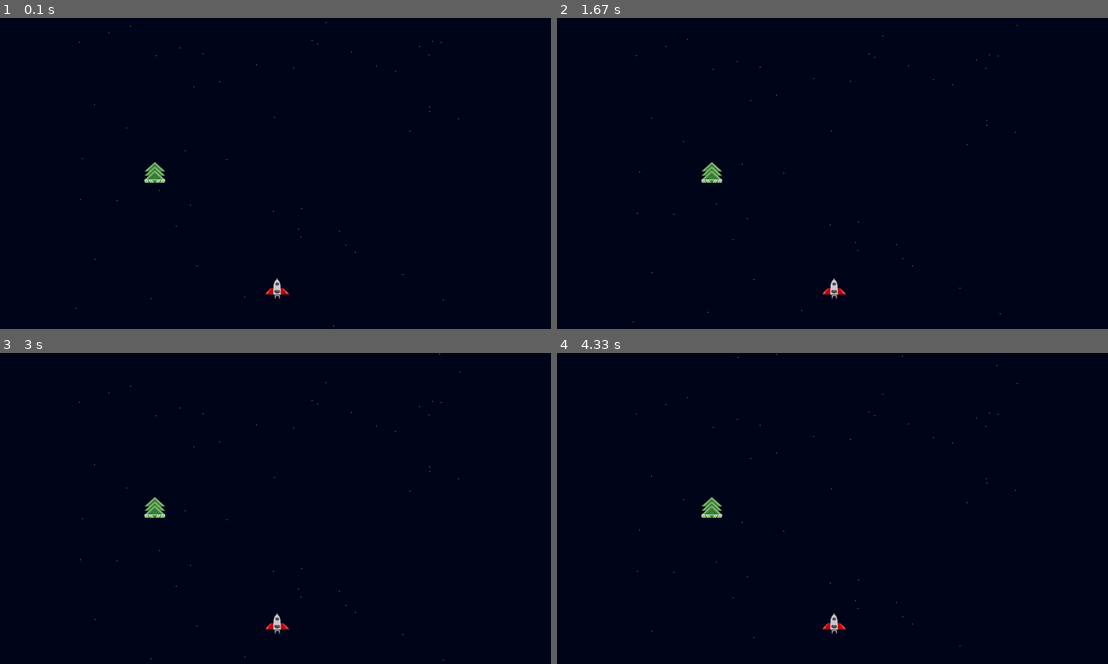
Above: before the commit, frames 1-4 (two rows, left to right).
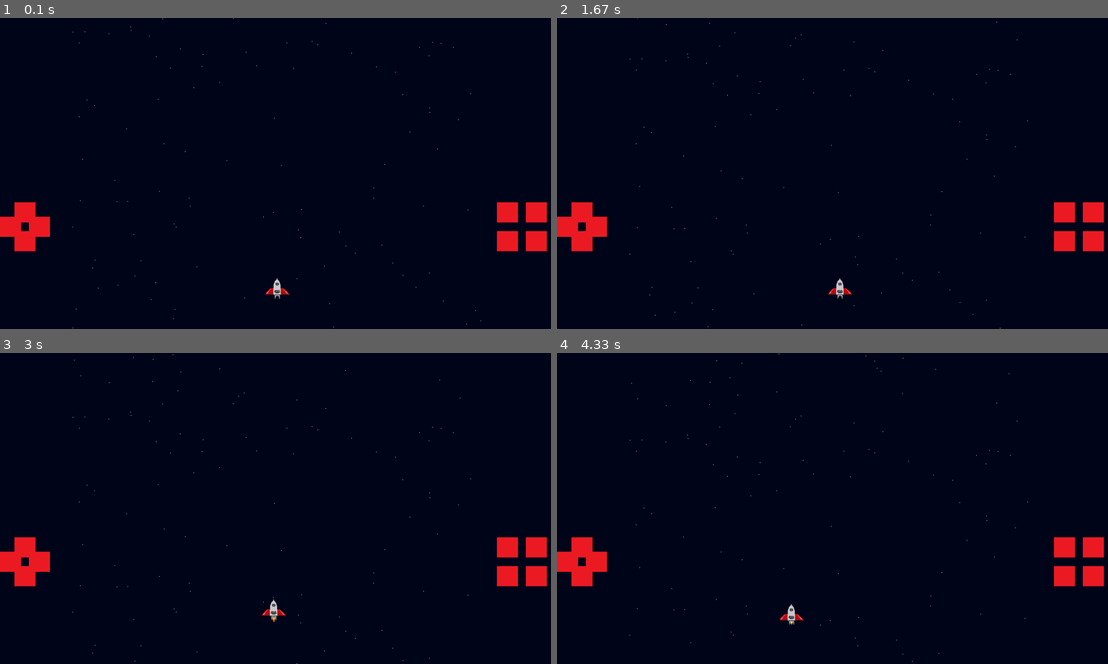
Above: after the commit, the same moments.

Repository: MicaelaEdith/spacecraftGame-pygame
Game: pygame game, started from main.py
The game is run twice, just before and just after one commit, with the same random seed, the same clock (stepped at 60 frames per second) and the same inputs.
Inputs (mouse positions are in pixels of both pictures, inside the frame that each line leads up to):
- Up to frame 1 (0.1 s): no input
- Up to frame 2 (1.67 s): press the mouse at (568, 226) at 0.37 s; move the mouse to (689, 157) at 0.47 s; release the mouse at (810, 89) at 0.6 s; press the mouse at (579, 210) at 0.7 s; move the mouse to (727, 226) at 0.8 s; release the mouse at (876, 238) at 0.93 s; click (595, 226) at 1.05 s; press the mouse at (579, 241) at 1.37 s; move the mouse to (700, 263) at 1.47 s; release the mouse at (821, 285) at 1.6 s
- Up to frame 3 (3 s): click (22, 545) at 2.22 s; press the mouse at (534, 576) at 2.53 s; move the mouse to (303, 555) at 2.63 s; release the mouse at (71, 533) at 2.77 s; press the mouse at (11, 561) at 2.87 s; move the mouse to (121, 548) at 2.97 s
- Up to frame 4 (4.33 s): release the mouse at (782, 536) at 3.1 s; press the mouse at (579, 576) at 3.2 s; move the mouse to (612, 496) at 3.3 s; release the mouse at (645, 415) at 3.43 s; press the mouse at (568, 561) at 3.53 s; move the mouse to (694, 552) at 3.63 s; release the mouse at (826, 542) at 3.77 s; press the mouse at (568, 561) at 3.87 s; move the mouse to (672, 580) at 3.97 s; release the mouse at (777, 601) at 4.1 s; press the mouse at (579, 545) at 4.2 s; move the mouse to (738, 527) at 4.3 s

The runs differ from the first frame. In frame 1, 2.2% of the frame differs, in the area x 0-100%, y 0-100%; in frame 2, 2.4%; in frame 3, 2.5%; in frame 4, 2.5%.

Commit message:
refactoring android

Diff:
--- a/main.py
+++ b/main.py
@@ -1,78 +1,88 @@
-import pygame, random
-import sys
-import os
+import pygame
+import os, sys
 from playerController import Player
-from world import Starts, Meteorite, PlatformSpeed
+from map import Starts, Button
 
 pygame.init()
 
-os.environ['SDL_VIDEO_CENTERED']='1'
-info=pygame.display.Info()
-screenWidth, screenHeight= info.current_w,info.current_h
-screenWidth+=1
-screenHeight+=1
-white=(255,255,255)
-blue=(1,6,26)
-clock=pygame.time.Clock()
-speedP=PlatformSpeed()
-level=2
+# Configuración de la pantalla
+os.environ['SDL_VIDEO_CENTERED'] = '1'
+info = pygame.display.Info()
+screenWidth, screenHeight = info.current_w, info.current_h
+white = (255, 255, 255)
+blue = (1, 6, 26)
+clock = pygame.time.Clock()
 
-xPosition=int((screenWidth/2)-40)
-yPosition=int((screenHeight/100*80)+40)
+if screenWidth > 1920 or screenHeight > 1080:
+    screenWidth = 1920
+    screenHeight = 1080
 
-if(screenWidth>1920 or screenHeight>1080):
-    screenWidth=1920
-    screenHeight=1080
+display = pygame.display.set_mode((screenWidth, screenHeight))
+pygame.display.set_caption("Tango triste para un asteroide")
 
+# Inicialización del jugador y el fondo de estrellas
+xPosition = int((screenWidth / 2) - 40)
+yPosition = int(screenHeight / 100 * 80 + 40)
+player = Player(xPosition, yPosition, screenHeight, screenWidth)
+starts1 = Starts(screenWidth, screenHeight)
+starts2 = Starts(screenWidth, screenHeight)
+starts2.speed = 1
+starts2.quiet = True
 
-display = pygame.display.set_mode((int(screenWidth),int(screenHeight)))
-pygame.display.set_caption("pygame")
+# Crear botones
+buttons_left = [
+    Button(50, screenHeight // 2 + 100,"Assets/Buttons/up_arrow.png"),
+    Button(50, screenHeight // 2 + 200, "Assets/Buttons/down_arrow.png"),
+    Button(0, screenHeight // 2 + 150, "Assets/Buttons/left_arrow.png"),
+    Button(100, screenHeight // 2 + 150, "Assets/Buttons/right_arrow.png"),
+]
 
-player=Player(xPosition,yPosition,screenHeight, screenWidth)
-starts=Starts(screenWidth, screenHeight)
-meteorite=Meteorite(screenWidth,screenHeight)
-level1=True
+buttons_right = [
+    Button(screenWidth - 200, screenHeight // 2 + 100, "Assets/Buttons/actionA.png"),
+    Button(screenWidth - 100, screenHeight // 2 + 100, "Assets/Buttons/actionB.png"),
+    Button(screenWidth - 200, screenHeight // 2 + 200, "Assets/Buttons/actionC.png"),
+    Button(screenWidth - 100, screenHeight // 2 + 200, "Assets/Buttons/actionD.png"),
+]
 
+# Variables para acciones
+a, b, c, d = False, False, False, False
 
+# Bucle principal
 while True:
     for event in pygame.event.get():
         if event.type == pygame.QUIT:
             pygame.quit()
             sys.exit()
-        if event.type==pygame.KEYDOWN:
-            if event.key==pygame.K_ESCAPE:
+        if event.type == pygame.KEYDOWN:
+            if event.key == pygame.K_ESCAPE:
                 pygame.quit()
                 sys.exit()
+        if event.type == pygame.MOUSEBUTTONDOWN or event.type == pygame.MOUSEBUTTONUP:
+            mouse_pos = pygame.mouse.get_pos()
+            for button in buttons_left + buttons_right:
+                button.is_clicked(mouse_pos)
 
-    player.movePlayer(event)
+            # Actualizar el movimiento del jugador basado en los botones presionados
+            player.movement['up'] = buttons_left[0].clicked
+            player.movement['down'] = buttons_left[1].clicked
+            player.movement['left'] = buttons_left[2].clicked
+            player.movement['right'] = buttons_left[3].clicked
+
+            # Actualizar las acciones basadas en los botones de acción
+            a = buttons_right[0].clicked
+            b = buttons_right[1].clicked
+            c = buttons_right[2].clicked
+            d = buttons_right[3].clicked
+
+    player.movePlayer()
     display.fill(blue)
-    starts.drawStarts(display, event)
-
-    ############## Level : 1
-    if(level==1):
-        for i in player.rectList:
-            for j in meteorite.rectList:
-                if (i.colliderect(j)):
-                    if (not player.collided):
-                        print("check")
-                        player.collided = True
-                else:
-                    player.collided = False
-        meteorite.draw(display, event)
-
-    ############# Level:2
-    elif(level==2):
-    #    for i in player.rectList:
-      #    if(player.rect1.collidepoint(speedP.xPosition, speedP.yPosition)):     #fix this
-       #     player.speed=10
-        #    print("speed")
-
-        speedP.draw(display)
-
-
+    starts1.drawStarts(display)
+    starts2.drawStarts(display)
     player.drawPlayer(display)
 
-
+    # Dibujar botones
+    for button in buttons_left + buttons_right:
+        button.draw(display)
 
     pygame.display.flip()
-    clock.tick(30)
+    clock.tick(60)
--- a/world.py
+++ b/map.py
@@ -1,4 +1,20 @@
 import pygame, random
+
+class Button(pygame.sprite.Sprite):
+    def __init__(self, x, y, image_path):
+        super().__init__()
+        self.image = pygame.image.load(image_path)
+        self.rect = self.image.get_rect(topleft=(x, y))
+        self.clicked = False
+
+    def draw(self, display):
+        display.blit(self.image, self.rect.topleft)
+
+    def is_clicked(self, mouse_pos):
+        if self.rect.collidepoint(mouse_pos):
+            self.clicked = True
+        else:
+            self.clicked = False
 
 class Starts():
     def __init__(self, screenW, screenH):
@@ -7,38 +23,34 @@
         self.white=(240,240,240)
         self.positionList=[]
         self.speed=1
+        self.quiet=False
         for i in range(50):
             self.xPosition=random.randrange((self.screenW-(screenW+10)),(screenW+10))
             self.xPosition=random.randrange(int(self.screenW/8),int((screenW/8*7)))
             self.yPosition=random.randrange(-5,self.screenH)
             self.positionList.append([self.xPosition, self.yPosition])
 
-    def drawStarts(self, display, event):
+    def drawStarts(self, display):
         for i in self.positionList:
             self.xP=i[0]
             self.yP=i[1]
 
             pygame.draw.circle(display,self.white,(int(self.xP), int(self.yP)),1)
+            if not self.quiet:
+                if(i[1]<self.screenH+5):
+                    i[1]+=self.speed
+                else:
+                    i[1]=-5
+                    i[0]=random.randrange(int(self.screenW/8),int((self.screenW/8*7)))
+            else:
+                if(i[1]<self.screenH+2.5):
+                    i[1]+=self.speed
+                else:
+                    i[1]=-2.5
+                    i[0]=random.randrange(int(self.screenW/8),int((self.screenW/8*7)))
 
-            if(i[1]<self.screenH+5):
-                i[1]+=self.speed
-            else:
-                i[1]=-5
-                i[0]=random.randrange(int(self.screenW/8),int((self.screenW/8*7)))
 
-            if event.type==pygame.KEYDOWN:
-                if event.key==pygame.K_UP:
-                    self.speed=3
-                if event.key==pygame.K_LEFT:
-                    i[0]+=2
-                if event.key==pygame.K_RIGHT and i[0]>1:
-                    i[0]-=2
-            if event.type==pygame.KEYUP:
-                if event.key==pygame.K_UP:
-                    self.speed=1
-            if i[0]<1:
-                i[1]=self.screenH+4
-
+"""
 class Meteorite():
     def __init__(self, screenW, screenH):
         self.screenW=int(screenW)
@@ -123,3 +135,5 @@
             self.count+=.5
 
         display.blit(self.image,[self.xPosition,self.yPosition])
+
+"""
--- a/playerController.py
+++ b/playerController.py
@@ -1,142 +1,95 @@
-import pygame, random
+import pygame
 
 class Player():
-    def __init__(self, xPosition, yPosition,screenHeight, screenWidth) -> None:
-        self.xPosition=int(xPosition)
-        self.xPositionInit=int(xPosition)
-        self.yPosition=int(yPosition)
-        self.yPositionInit=int(yPosition)
-        self.minXPosition=int(screenWidth/4)
-        self.maxXPosition=int(screenWidth/4*3)
-        self.score=0
-        self.speed=1
-        self.health=5
-        self.animation=[]
-        self.animation.append(pygame.image.load("Assets/Player/spacecraft.png").convert())
+    def __init__(self, xPosition, yPosition, screenHeight, screenWidth) -> None:
+        self.xPosition = int(xPosition)
+        self.xPositionInit = int(xPosition)
+        self.yPosition = int(yPosition)
+        self.yPositionInit = int(yPosition)
+        self.minXPosition = int(screenWidth / 4)
+        self.maxXPosition = int(screenWidth / 4 * 3)
+        self.score = 0
+        self.speed = 1
+        self.health = 5
+        self.animation = []
+        self.animation.append(pygame.image.load("Assets/Player/spacecraft0.png").convert())
         self.animation.append(pygame.image.load("Assets/Player/spacecraft1.png").convert())
         self.animation.append(pygame.image.load("Assets/Player/spacecraft2.png").convert())
-        self.animation[0].set_colorkey([1,6,26])
-        self.animation[1].set_colorkey([1,7,27])
-        self.animation[2].set_colorkey([1,7,27])
-        self.rect0=self.animation[0].get_rect()
-        self.rect1=self.animation[1].get_rect()
-        self.rect2=self.animation[2].get_rect()
-        self.rectList=[]
+        self.animation[0].set_colorkey([1, 6, 26])
+        self.animation[1].set_colorkey([1, 7, 27])
+        self.animation[2].set_colorkey([1, 7, 27])
+        self.rect0 = self.animation[0].get_rect()
+        self.rect1 = self.animation[1].get_rect()
+        self.rect2 = self.animation[2].get_rect()
+        self.rectList = []
         self.rectList.append(self.rect0)
         self.rectList.append(self.rect1)
         self.rectList.append(self.rect2)
-        self.frame=0
-        self.keyDownCount=0  # control for "self.frame", this select the img/animation in "drawPlayer()"
-        self.maxYPosition=int(screenHeight-(screenHeight/1.5))  # highest coord-Y for the player in the screen
-        self.minYPosition=int(screenHeight-120)
-        self.slowArea=int(self.maxYPosition+(self.maxYPosition/2))
-        self.up=False
-        self.down=False
-        self.left=False
-        self.right=False
-        self.leftDown=False
-        self.rightDown=False
-        self.aux=None
+        self.frame = 0
+        self.keyDownCount = 0  # control for "self.frame", this select the img/animation in "drawPlayer()"
+        self.maxYPosition = int(screenHeight - (screenHeight / 1.5))  # highest coord-Y for the player in the screen
+        self.minYPosition = int(screenHeight - 120)
+        self.slowArea = int(self.maxYPosition + (self.maxYPosition / 2))
+        self.angle = 0
         self.collided = False
+        self.movement = {
+            'up': False,
+            'down': False,
+            'left': False,
+            'right': False
+        }
 
     def setPlayer(self, name):
-        self.name=name
+        self.name = name
 
-    def movePlayer(self, event):
+    def movePlayer(self):
+        if self.movement['up'] and self.yPosition > self.maxYPosition:
+            self.keyDownCount += 1
+            if self.yPosition >= self.slowArea:
+                self.yPosition -= 4 * self.speed
+            else:
+                self.yPosition -= 1 * self.speed
 
-        if event.type==pygame.KEYDOWN:
-            if event.key==pygame.K_UP:
-                self.up=True
-            if event.key==pygame.K_LEFT:
-                self.left=True
-            if event.key==pygame.K_RIGHT:
-                self.right=True
-            if event.key==pygame.K_DOWN:
-                self.down=True
-        if event.type==pygame.KEYUP:
-            if event.key==pygame.K_UP:
-                self.up=False
-            if event.key==pygame.K_LEFT:
-                self.left=False
-            if event.key==pygame.K_RIGHT:
-                self.right=False
-            if event.key==pygame.K_DOWN:
-                self.down=False
+        if self.movement['down']:
+            self.movement['up'] = False
+            self.keyDownCount = 0
+            if self.yPosition < self.yPositionInit:
+                self.yPosition += 2
 
-            if event.key==pygame.K_UP and event.key==pygame.K_LEFT:
-                self.up=False
-                self.left=False
-            if event.key==pygame.K_UP and event.key==pygame.K_RIGHT:
-                self.up=False
-                self.right=False
+        if not self.movement['up'] and self.yPosition < self.yPositionInit:
+            self.yPosition += 1
+            self.keyDownCount = 0
 
-        if(self.up and self.yPosition>self.maxYPosition):
-            self.keyDownCount+=1
-            if(self.yPosition>=self.slowArea):
-                self.yPosition-=4*self.speed
-            else:
-                self.yPosition-=1*self.speed
+        if self.movement['right'] and self.xPosition < self.maxXPosition:
+            self.movement['left'] = False
+            self.xPosition += 4
+            if not self.movement['down']:
+                self.keyDownCount += 1
 
-
-            if event.type==pygame.KEYUP:
-                if event.key==pygame.K_LEFT:
-                    self.left=False
-                if event.key==pygame.K_RIGHT:
-                    self.right=False
-                if event.key==pygame.K_UP:
-                    self.up=False
-
-        if(self.down):
-
-            self.up=False
-            self.keyDownCount=0
-            if event.type==pygame.KEYUP:
-                if event.key==pygame.K_LEFT:
-                    self.left=False
-                if event.key==pygame.K_RIGHT:
-                    self.right=False
-            if(self.yPosition<self.yPositionInit):
-                self.yPosition+=2
-
-        if(not self.up and self.yPosition<self.yPositionInit):
-            self.yPosition+=1
-            self.keyDownCount=0
-
-
-        if(self.right and self.xPosition<self.maxXPosition):
-            self.left=False
-            self.xPosition+=4
-            if(not self.down):
-                self.keyDownCount+=1
-            if event.type==pygame.KEYUP:
-                if event.key==pygame.K_UP:
-                    self.up=False
-
-        if(self.left and self.xPosition>self.minXPosition):
-            self.right=False
-            self.xPosition-=4
-            if(not self.down):
-                self.keyDownCount+=1
-            if event.type==pygame.KEYUP:
-                if event.key==pygame.K_UP:
-                    self.up=False
-
-        if(self.yPosition<self.maxYPosition):
-            self.up=False
-            self.left=False
-            self.right=False
+        if self.movement['left'] and self.xPosition > self.minXPosition:
+            self.movement['right'] = False
+            self.xPosition -= 4
+            if not self.movement['down']:
+                self.keyDownCount += 1
 
         for i in range(len(self.rectList)):
             self.rectList[i].x = self.xPosition
             self.rectList[i].y = self.yPosition
 
     def drawPlayer(self, display):
+        if self.keyDownCount == 0:
+            self.frame = 0
+        elif self.keyDownCount % 2 == 0:
+            self.frame = 1
+        else:
+            self.frame = 2
 
-        if(self.keyDownCount==0):
-            self.frame=0
-        elif(self.keyDownCount%2==0):
-            self.frame=1
-        else:
-            self.frame=2
+        if self.movement['left']:
+            self.angle = 15
+        elif self.movement['right']:
+            self.angle = -15
+
+        if self.angle == 0:
+            self.animation[self.frame] = pygame.transform.rotate(self.animation[self.frame], self.angle)
 
         display.blit(self.animation[self.frame], [self.xPosition, self.yPosition])
Binary file added: Assets/Buttons/actionA.png
Binary file added: Assets/Buttons/actionB.png
Binary file added: Assets/Buttons/actionC.png
Binary file added: Assets/Buttons/actionD.png
Binary file added: Assets/Buttons/down_arrow.png
Binary file added: Assets/Buttons/left_arrow.png
Binary file added: Assets/Buttons/right_arrow.png
Binary file added: Assets/Buttons/up_arrow.png
Renamed: Assets/Player/spacecraft.png -> Assets/Player/spacecraft0.png
